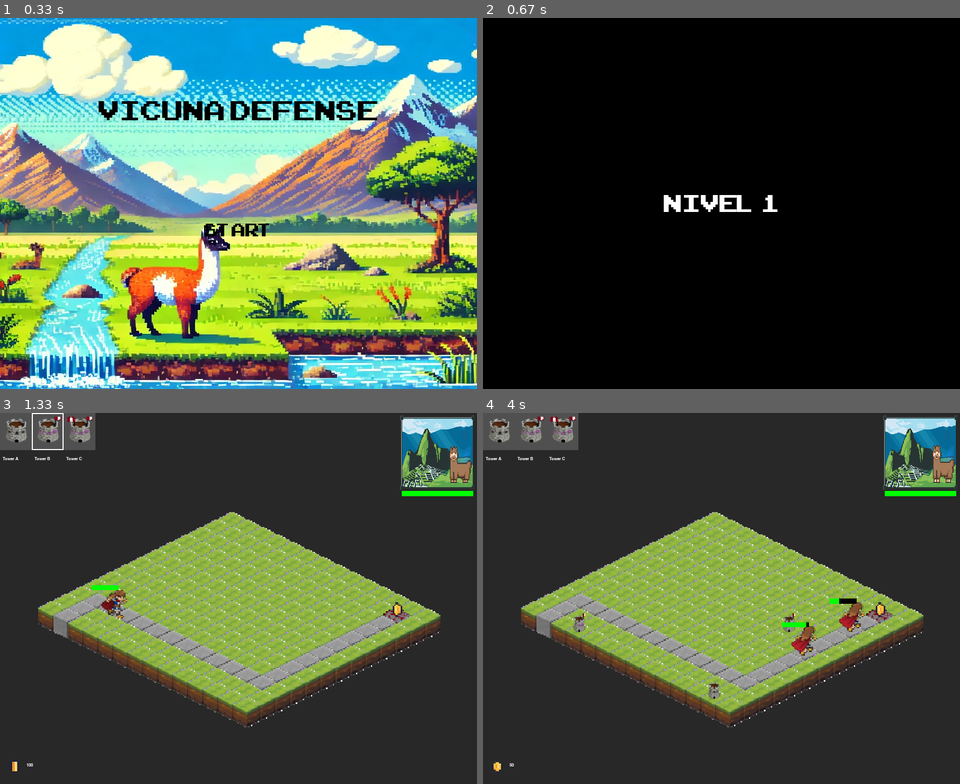
Above: before the commit, frames 1-4 (two rows, left to right).
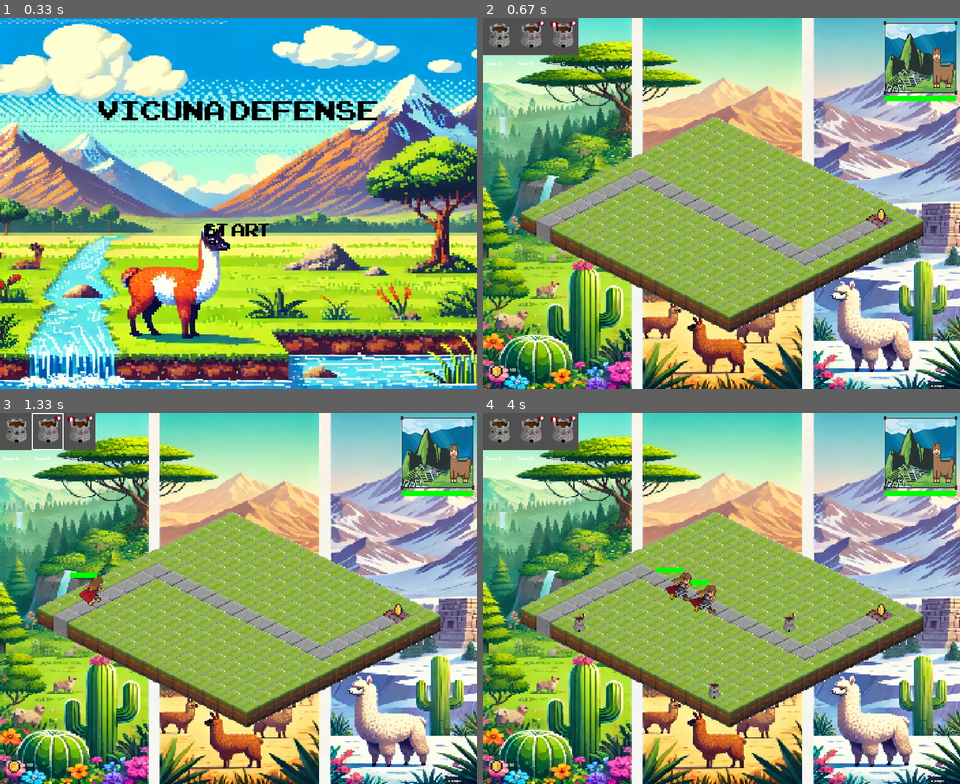
Above: after the commit, the same moments.

Repository: brei005/PYGAME
Game: pygame game, started from main.py
Same seed, same stepped clock (60 frames per second), same inputs: the game is played once before the commit and once after it.
Inputs (mouse positions are in pixels of both pictures, inside the frame that each line leads up to):
- Up to frame 1 (0.33 s): no input
- Up to frame 2 (0.67 s): click (702, 218) at 0.38 s
- Up to frame 3 (1.33 s): click (47, 431) at 0.72 s; click (90, 542) at 1.05 s
- Up to frame 4 (4 s): click (778, 631) at 1.38 s; click (497, 431) at 1.72 s; click (697, 694) at 2.05 s; click (530, 431) at 2.88 s; click (564, 635) at 3.72 s

Frame 1 is identical in both runs. In frame 2, 100% of the frame differs, in the area x 0-100%, y 0-100%; in frame 3, 71%; in frame 4, 72%.

Commit message:
Fin parte brei

Diff:
--- a/clases/game.py
+++ b/clases/game.py
@@ -22,6 +22,10 @@
         self.wave_timer = 0
         self.is_transitioning = False
 
+        self.background_image = pg.image.load("assets/fondoHC.jpg").convert()
+        self.background_image = pg.transform.scale(self.background_image, DISPLAY_SIZE)
+
+
         # Fuentes
         self.font_title = pg.font.Font("font/ARCADECLASSIC.ttf", 72)
         self.font_option = pg.font.Font("font/ARCADECLASSIC.ttf", 48)
@@ -53,7 +57,7 @@
                 "assets/simbolo/vicuna4.png",
                 "assets/simbolo/vicuna5.png"
             ],
-            health=100
+            health=10
         )
         self.coin_animation = Animation(
             image_paths=[
@@ -237,7 +241,8 @@
         """
         Dibuja el estado del juego en la pantalla.
         """
-        self.display.fill((40, 40, 40))
+        #self.display.fill((40, 40, 40))
+        self.display.blit(self.background_image, (0, 0))
         self.mapa.draw(self.display)
         for tower in self.towers:
             tower.draw(self.display)
@@ -272,7 +277,7 @@
         Muestra una pantalla de "Juego Terminado".
         """
         game_over_font = pg.font.Font("font/ARCADECLASSIC.ttf", 64)
-        message = "¡Juego Completado!"
+        message = "Juego Completado!"
         text_surface = game_over_font.render(message, True, (255, 255, 255))
         text_rect = text_surface.get_rect(center=(RES[0] // 2, RES[1] // 2))
 
@@ -299,7 +304,7 @@
         pg.display.flip()  # Actualizar la pantalla
 
         # Esperar unos segundos
-        pg.time.wait(300)  # Esperar 2 segundos
+        pg.time.wait(400)  # Esperar 2 segundos
 
         self.is_transitioning = False  # Desactivar la bandera de transición
     def reset_game(self):
@@ -308,6 +313,7 @@
         """
         print("La base ha sido destruida. Reiniciando el juego...")
         self.current_level = 1
+        self.player.resources = 100
         self.player = Player(level=self.current_level)
         self.base = Base(
             position=self.mapa.base_position,
@@ -318,12 +324,12 @@
                 "assets/simbolo/vicuna4.png",
                 "assets/simbolo/vicuna5.png"
             ],
-            health=100
+            health=10
         )
         self.towers = []
         self.projectiles = []
         self.load_level(self.current_level)
-        self.show_level_screen(self.current_level)
+        #self.show_level_screen(self.current_level)
 
     def run(self):
         """
@@ -333,7 +339,7 @@
         self.show_start_screen()
 
         # Mostrar pantalla de nivel 1 después de la pantalla de inicio
-        self.show_level_screen(self.current_level)
+        #self.show_level_screen(self.current_level)
 
         # Cargar el nivel 1
         self.load_level(self.current_level)
--- a/clases/levels.py
+++ b/clases/levels.py
@@ -27,7 +27,7 @@
                 },
                 "reward": 10,
                 "health": 10,
-                "speed": 80,
+                "speed": 40,
                 "damage": 1,
                 "count": 2
             }
--- a/maps/map1.txt
+++ b/maps/map1.txt
@@ -4,10 +4,10 @@
 00000000000010
 00000000000010
 00000000000010
-00000000000010
-00000000000010
-00000000000010
-00000000000010
 01111111111110
 01000000000000
+01000000000000
+01000000000000
+01000000000000
+01000000000000
 0x000000000000
Binary file added: assets/fondoHC.jpg
